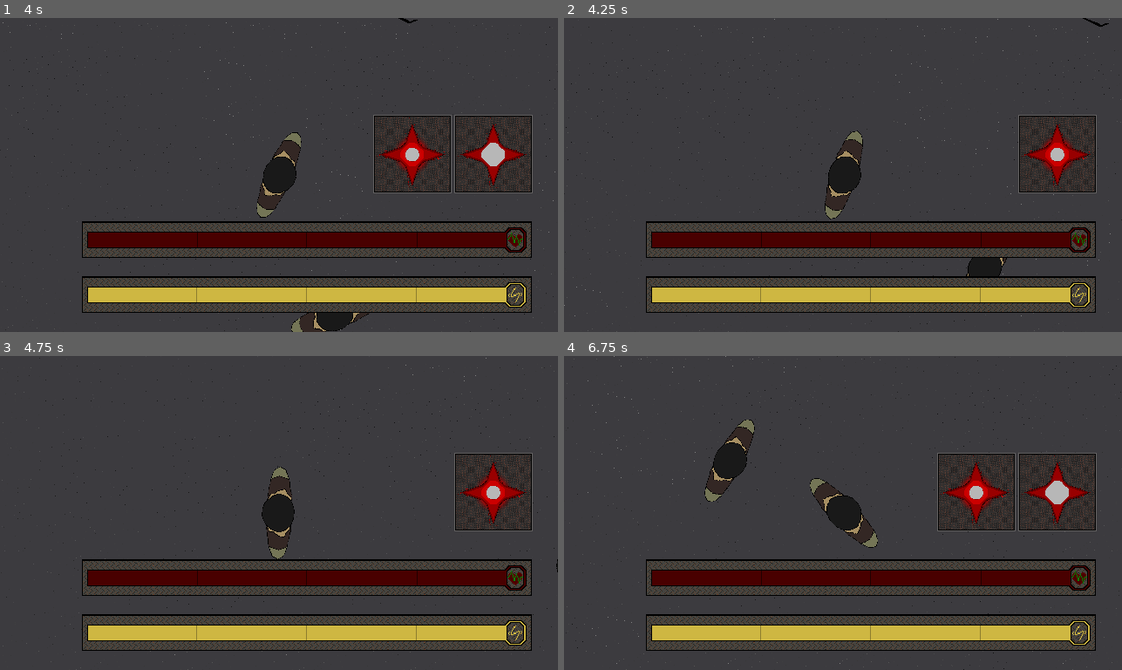
Above: before the commit, frames 1-4 (two rows, left to right).
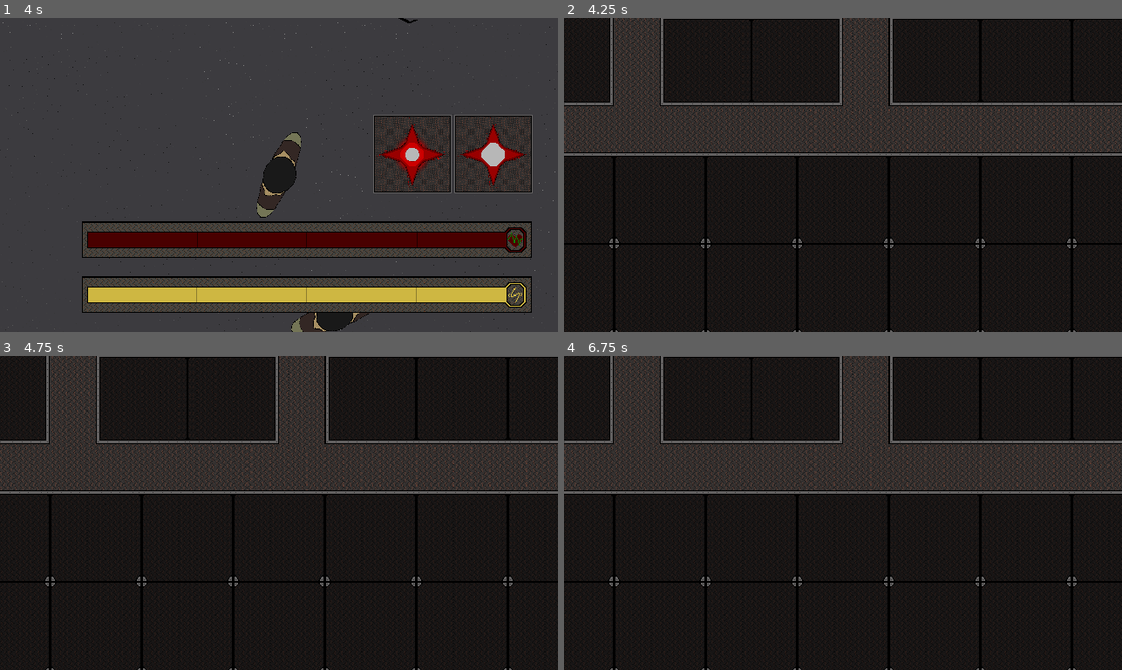
Above: after the commit, the same moments.

Repository: kitoblak/STP
Game: Godot game, scene res://scene/level/level.tscn
The game is run twice, just before and just after one commit, with the same random seed, the same clock (stepped at 60 frames per second) and the same inputs.
Inputs (mouse positions are in pixels of both pictures, inside the frame that each line leads up to):
- Up to frame 1 (4 s): tap Enter at 0.5 s; move the mouse to (401, 159) at 0.52 s; hold D (right) 0.53-1.28 s; hold Shift (Run) 0.53-1.28 s; move the mouse to (167, 190) at 1.27 s; hold S (down) 1.28-2.03 s; tap Z (ability_1) at 1.35 s; move the mouse to (334, 105) at 2.02 s; hold D (right) 2.03-2.78 s; hold X (ability_2) 2.03-2.78 s; move the mouse to (251, 237) at 2.77 s; hold W (up) 2.78-3.53 s; tap C (ability_3) at 2.85 s; move the mouse to (446, 222) at 3.52 s; press the mouse at (446, 222) at 3.53 s; hold A (left) from 3.53 s (still down)
- Up to frame 2 (4.25 s): keep holding A (left); tap I (Inventory, bound only after the commit) at 4.15 s
- Up to frame 3 (4.75 s): keep holding A (left); move the mouse to (111, 465) at 4.27 s; release the mouse at (111, 465) at 4.28 s; tap Shift (Run) at 4.35 s
- Up to frame 4 (6.75 s): move the mouse to (870, 513) at 5.02 s; release A (left) at 5.03 s; hold S (down) 5.03-5.78 s; hold Z (ability_1) 5.03-5.78 s; move the mouse to (759, 434) at 5.77 s; hold D (right) 5.78-6.53 s; tap X (ability_2) at 5.85 s; move the mouse to (965, 497) at 6.52 s; hold W (up) from 6.53 s (still down); hold C (ability_3) from 6.53 s (still down)

Frame 1 is identical in both runs. In frame 2, 82% of the frame differs, in the area x 0-100%, y 0-100%; in frame 3, 82%; in frame 4, 82%.

Commit message:
inventory shows up

Diff:
--- a/global.gd
+++ b/global.gd
@@ -7,6 +7,7 @@
 signal stamina_spent
 signal state_add(state_type: int)
 signal state_remove(state_type: int)
+signal InventoryToggle
 
 
 # Called when the node enters the scene tree for the first time.
--- a/project.godot
+++ b/project.godot
@@ -78,6 +78,11 @@
 "events": [Object(InputEventKey,"resource_local_to_scene":false,"resource_name":"","device":-1,"window_id":0,"alt_press …(191 unchanged characters)…
 ]
 }
+Inventory={
+"deadzone": 0.2,
+"events": [Object(InputEventKey,"resource_local_to_scene":false,"resource_name":"","device":-1,"window_id":0,"alt_pressed":false,"shift_pressed":false,"ctrl_pressed":false,"meta_pressed":false,"pressed":false,"keycode":0,"physical_keycode":73,"key_label":0,"unicode":105,"location":0,"echo":false,"script":null)
+]
+}
 
 [layer_names]
 
--- /dev/null
+++ b/scene/Cell/cell.gd
@@ -0,0 +1,12 @@
+extends Control
+
+
+
+# Called when the node enters the scene tree for the first time.
+func _ready():
+	pass # Replace with function body.
+
+
+# Called every frame. 'delta' is the elapsed time since the previous frame.
+func _process(delta):
+	pass
--- /dev/null
+++ b/scene/Cell/cell.tscn
@@ -0,0 +1,12 @@
+[gd_scene load_steps=2 format=3 uid="uid://dhe0ivw8yv3dp"]
+
+[ext_resource type="Script" uid="uid://bt58w7isd5mo8" path="res://scene/Cell/cell.gd" id="1_daepx"]
+
+[node name="Cell" type="Control"]
+layout_mode = 3
+anchors_preset = 15
+anchor_right = 1.0
+anchor_bottom = 1.0
+grow_horizontal = 2
+grow_vertical = 2
+script = ExtResource("1_daepx")
--- a/scene/player/player.gd
+++ b/scene/player/player.gd
@@ -66,6 +66,8 @@
 		Global.state_add.emit(1)
 	if (event.is_action_pressed("ability_3")):
 		Global.state_add.emit(2)
+	if event.is_action_pressed("Inventory"):
+		Global.InventoryToggle.emit()
 	#if (event.is_action_released("lmb")):
 		#stop_shoot()
 
--- /dev/null
+++ b/scene/ui/inventory.gd
@@ -0,0 +1,48 @@
+# Inventory.gd
+extends Control
+
+@onready var cell_container = $CellContainer
+@onready var UI = get_parent()
+
+var cell_size = 64  # Size of each cell in pixels
+var grid_cols = 4   # Number of columns in the grid
+var grid_rows = 4   # Number of rows in the grid
+
+func _ready():
+	Global.InventoryToggle.connect(toggle_inventory)
+
+	hide_inventory()
+
+	position.x = get_viewport().get_visible_rect().size.x / 2
+	position.y = get_viewport().get_visible_rect().size.y / 2
+
+	scale.x *= UI.ZOOM * 3
+	scale.y *= UI.ZOOM * 3
+
+#func _input(event):
+	#if event.is_action_pressed("Inventory"):
+		#toggle_inventory()
+
+func toggle_inventory():
+	if visible:
+		hide_inventory()
+	else:
+		show_inventory()
+
+func show_inventory():
+	show()
+
+	# Create cells if they don't exist yet
+	if cell_container.get_child_count() == 0:
+		create_cells()
+
+func hide_inventory():
+	hide()
+
+func create_cells():
+	for row in range(grid_rows):
+		for col in range(grid_cols):
+			var cell = preload("res://scene/Cell/cell.tscn").instantiate()
+			cell.position = Vector2(col * cell_size, row * cell_size)
+			cell.size = Vector2(cell_size * UI.ZOOM, cell_size * UI.ZOOM)
+			cell_container.add_child(cell)
--- a/scene/ui/ui.tscn
+++ b/scene/ui/ui.tscn
@@ -10,6 +10,8 @@
 [ext_resource type="Texture2D" uid="uid://b1assqdhxb8cv" path="res://assets/Шкала здоровья.png" id="7_l2jg2"]
 [ext_resource type="Texture2D" uid="uid://c755sktxm117p" path="res://assets/Фон шкалы выносливости.png" id="8_ytfbm"]
 [ext_resource type="Texture2D" uid="uid://t07wihwarbup" path="res://assets/Шкала выносливости 2.png" id="9_nl6we"]
+[ext_resource type="Script" uid="uid://qi60je7j54ya" path="res://scene/ui/inventory.gd" id="11_ytfbm"]
+[ext_resource type="Texture2D" uid="uid://c523by6leqq8r" path="res://assets/Инвентарь в1.png" id="12_nl6we"]
 
 [node name="UI" type="CanvasLayer"]
 script = ExtResource("1_l2jg2")
@@ -21,7 +23,7 @@
 offset_bottom = 40.0
 script = ExtResource("5_f7jfn")
 
-[node name="Health" type="TextureProgressBar" parent="Bars"]
+[node name="Health" type="TextureProgressBar" parent="Bars" groups=["ui"]]
 layout_mode = 0
 offset_right = 512.0
 offset_bottom = 60.0
@@ -29,7 +31,7 @@
 texture_under = ExtResource("6_igbm8")
 texture_progress = ExtResource("7_l2jg2")
 
-[node name="Stamina" type="TextureProgressBar" parent="Bars"]
+[node name="Stamina" type="TextureProgressBar" parent="Bars" groups=["ui"]]
 light_mask = 31
 visibility_layer = 31
 layout_mode = 0
@@ -51,3 +53,18 @@
 script = ExtResource("1_t81m0")
 state_textures = Array[Texture2D]([ExtResource("2_wiplj"), ExtResource("3_p21fl"), ExtResource("4_4e0l7")])
 durations = Array[float]([1.0, 2.0, 3.0])
+
+[node name="Inventory" type="Control" parent="." groups=["ui"]]
+layout_mode = 3
+anchors_preset = 0
+offset_right = 40.0
+offset_bottom = 40.0
+script = ExtResource("11_ytfbm")
+
+[node name="InventorySprite" type="Sprite2D" parent="Inventory"]
+texture = ExtResource("12_nl6we")
+
+[node name="CellContainer" type="Control" parent="Inventory"]
+anchors_preset = 0
+offset_right = 40.0
+offset_bottom = 40.0
Binary file added: assets/Инвентарь в1.png
Not shown, added: assets/Инвентарь в1.png.import
Not shown, added: scene/Cell/cell.gd.uid
Not shown, added: scene/ui/inventory.gd.uid
Not shown: 1 places in scene/ui/ui.tscn that only renumber resources
Not shown, changed: .gitignore
